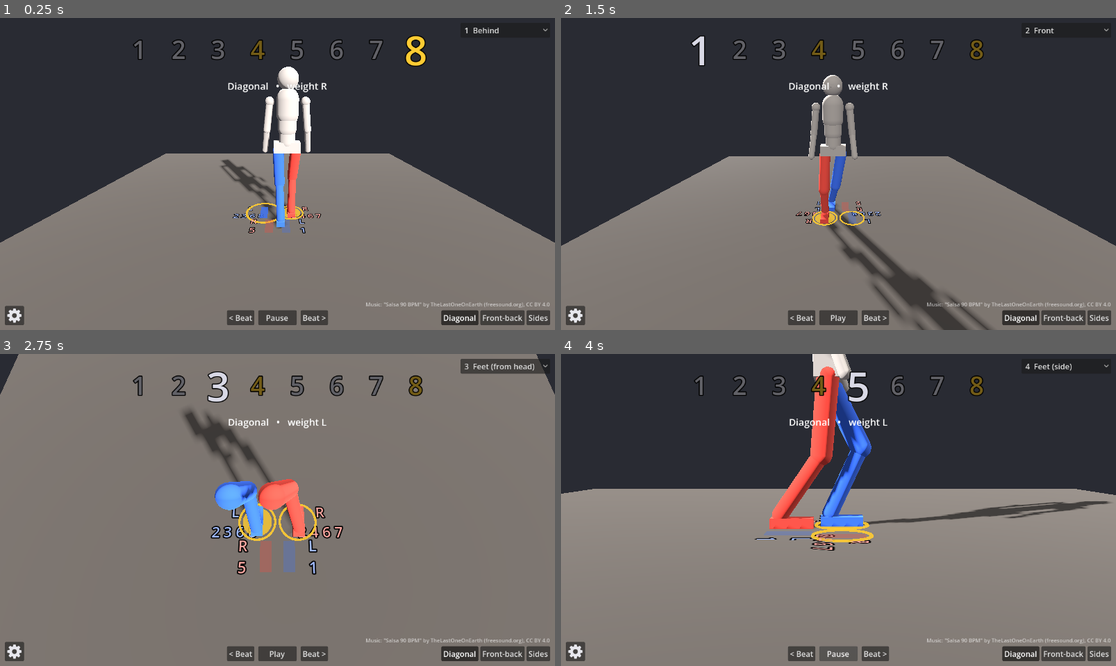
Above: before the commit, frames 1-4 (two rows, left to right).
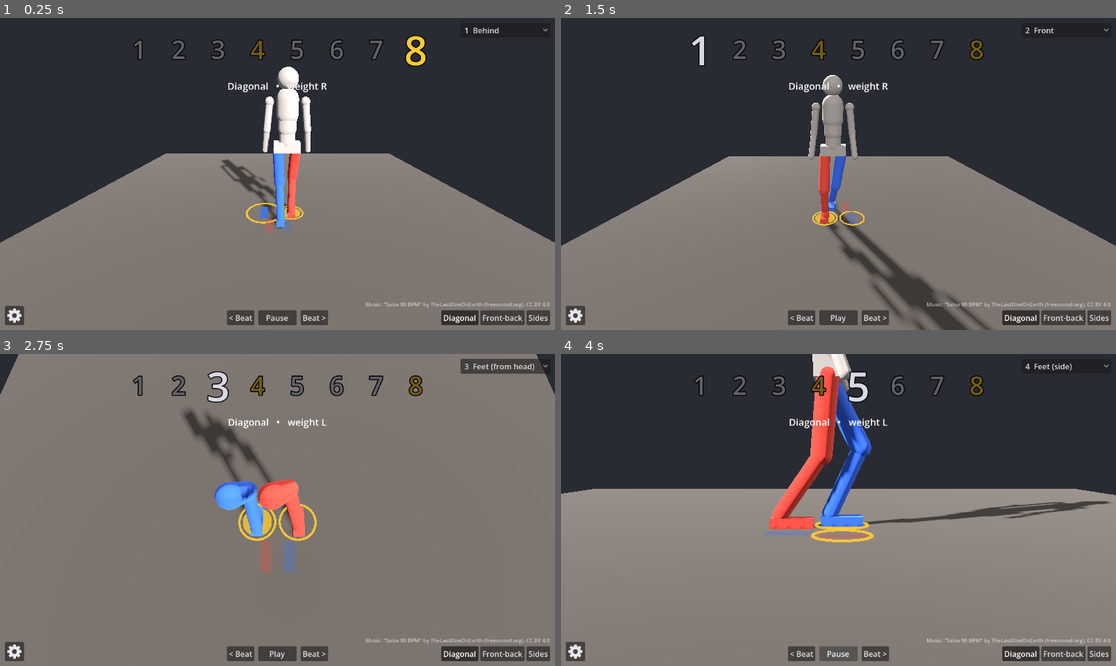
Above: after the commit, the same moments.

Repository: MarAvFe/ensenalsa
Game: Godot game, scene res://scenes/main.tscn
Same seed, same stepped clock (60 frames per second), same inputs: the game is played once before the commit and once after it.
Inputs:
- Up to frame 1 (0.25 s): no input
- Up to frame 2 (1.5 s): tap Enter at 0.5 s; hold Right 0.53-1.28 s; tap 1 at 0.6 s; tap Space at 0.77 s; hold Left from 1.28 s (still down); tap 2 at 1.35 s
- Up to frame 3 (2.75 s): tap Space at 1.52 s; release Left at 2.03 s; hold Right from 2.03 s (still down); tap 3 at 2.1 s
- Up to frame 4 (4 s): release Right at 2.75 s; click "Play" at 2.75 s; hold Right from 3.53 s (still down); tap 4 at 3.6 s; tap Space at 3.77 s

The runs differ from the first frame. In frame 1, 0.2% of the frame differs, in the area x 41-58%, y 60-70%; in frame 2, 0.1%; in frame 3, 0.6%, in the area x 37-62%, y 48-71%; in frame 4, 0.2%.

Commit message:
Floor numbers toggle in settings (off by default); version 0.1.0
Co-Authored-By: Claude Opus 5.5 <noreply@anthropic.com>

Diff:
--- a/project.godot
+++ b/project.godot
@@ -3,6 +3,7 @@
 [application]
 
 config/name="ensenalsa"
+config/version="0.1.0"
 run/main_scene="res://scenes/main.tscn"
 config/features=PackedStringArray("4.7", "GL Compatibility")
 
--- a/scripts/main.gd
+++ b/scripts/main.gd
@@ -22,12 +22,13 @@
 var speed := 1.0
 
 var ui := {}
-var prints := {} # "side:x,z" -> {mesh, ring}
+var prints := {} # "side:x,z" -> {mesh, ring, label}
 var prints_basic := ""
 var weight_disc: MeshInstance3D
 var cams: Array[Camera3D] = []
 var music := AudioStreamPlayer.new()
 var music_on := true
+var floor_numbers := false # count labels on the footprints
 var stretch := AudioEffectPitchShift.new()
 var next_seek_ms := 0
 var tick := AudioStreamPlayer.new() # counts are clicked when the music is off
@@ -204,6 +205,7 @@
 		lbl.rotation_degrees.x = -90
 		lbl.modulate = SIDE_COL[side].lightened(0.5)
 		lbl.position = Vector3(signf(info.pos.x) * 0.2, 0.006, 0) # outward, so crossed steps don't swap labels
+		lbl.visible = floor_numbers
 		m.add_child(lbl)
 		var ring: MeshInstance3D = null
 		if info.tap:
@@ -213,7 +215,7 @@
 			ring = _flat(tor, GOLD, 0.9)
 			ring.scale = Vector3.ONE
 			m.add_child(ring)
-		prints[key] = {"mesh": m, "ring": ring}
+		prints[key] = {"mesh": m, "ring": ring, "label": lbl}
 
 
 func _flat(mesh: Mesh, col: Color, alpha: float) -> MeshInstance3D:
@@ -313,6 +315,10 @@
 	var loop := _check(opts, "Loop", looping, func(on): looping = on)
 	loop.tooltip_text = "Off: stop on count 8"
 	ui.music = _check(opts, "Music  (M)", music_on, func(on): music_on = on)
+	_check(opts, "Floor numbers", floor_numbers, func(on):
+		floor_numbers = on
+		for pr in prints.values():
+			pr.label.visible = on)
 	var bpm_row := HBoxContainer.new()
 	opts.add_child(bpm_row)
 	_label(bpm_row, "BPM")
Not shown, changed: README.md
